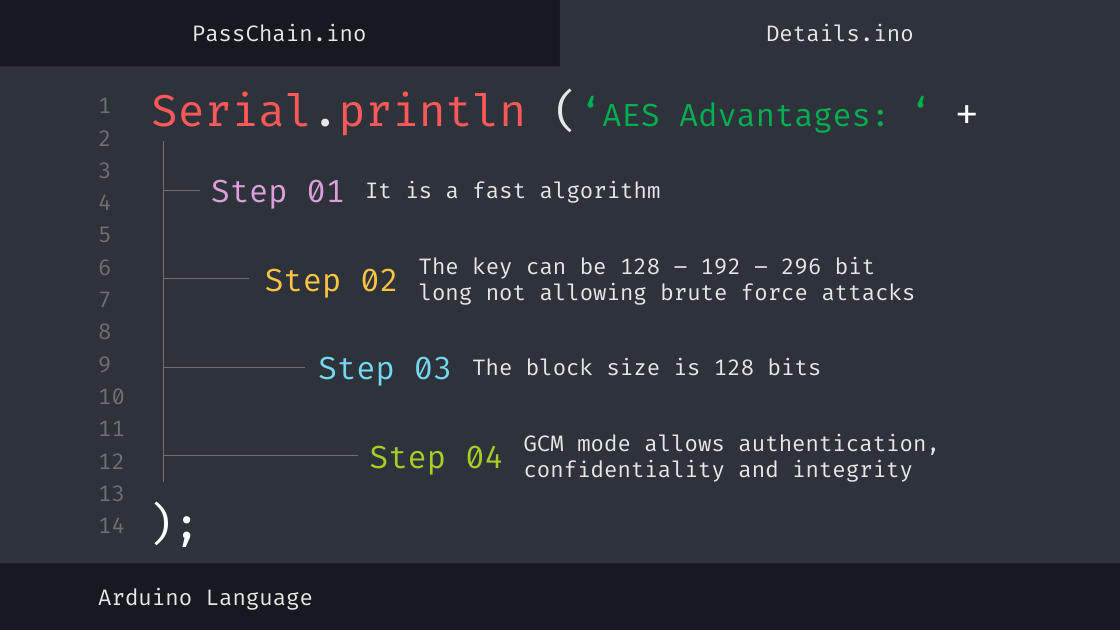
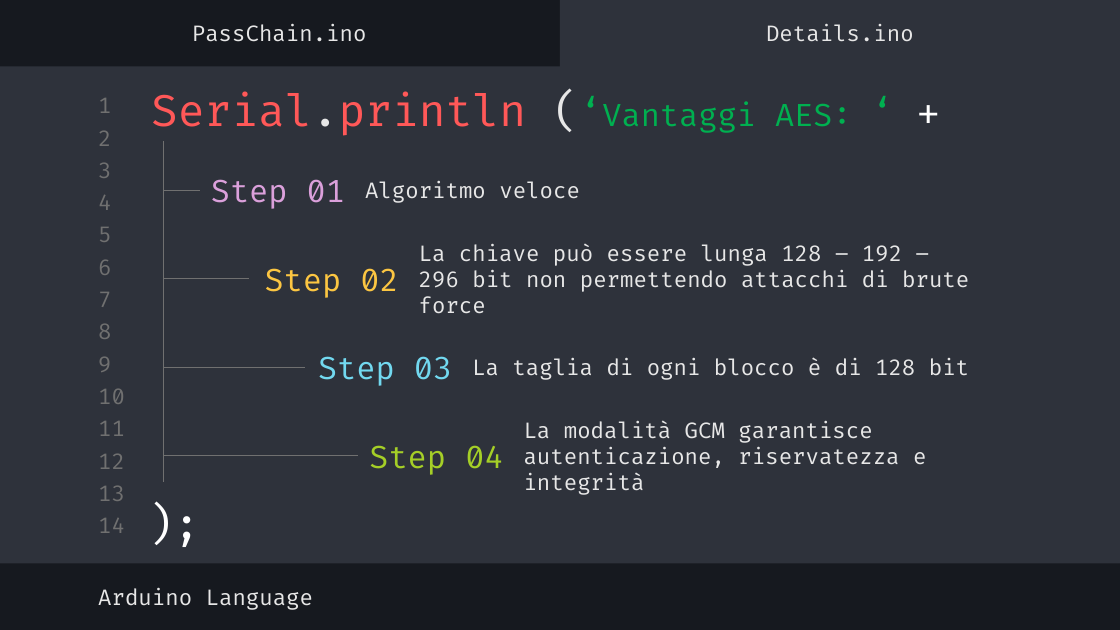
Before and after one commit to Alberto-00/PassChain-IoT, a slide deck: slide 30 of Documentazione/Presentazione/Presentazione.pptx. Drawn at 1120x630 pixels with LibreOffice and Linux fonts; fonts in the diff are those of the drawing. Boxes give left, top, right and bottom in pixels: in the first picture for what was removed or moved away, otherwise in the second. Text is boxed around its words. In the diff, an @@ line names an element or a change of style, - is before the commit and + after.

```diff
--- a/Documentazione/Presentazione/Presentazione.pptx
+++ b/Documentazione/Presentazione/Presentazione.pptx
@@ title at bbox=[151, 91, 852, 136]: text changed @@
-Serial.println (‘AES Advantages: ‘ +
+Serial.println (‘Vantaggi AES: ‘ +
@@ text at bbox=[365, 181, 580, 203]: text changed @@
-It is a fast algorithm
+Algoritmo veloce
@@ text at bbox=[419, 244, 969, 314]: text changed @@
-The key can be 128 – 192 – 296 bit long not allowing brute force attacks
+La chiave può essere lunga 128 – 192 – 296 bit non permettendo attacchi di brute force
@@ text at bbox=[472, 358, 969, 380]: text changed @@
-The block size is 128 bits
+La taglia di ogni blocco è di 128 bit
@@ text at bbox=[524, 420, 926, 495]: text changed @@
-GCM mode allows authentication, confidentiality and integrity
+La modalità GCM garantisce autenticazione, riservatezza e integrità
```
Also in this commit, not shown: 29 other slides changed, 3 other files.
